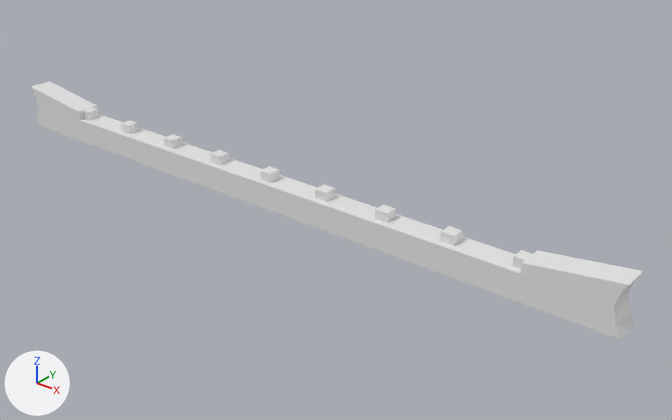
An edit to the FBX model Assets/0LilLuminousLiminalWorkingFolder/Meshes/Building/LargeArch.fbx, drawn before and after from the same camera.
One viewpoint serves both versions: a 50 mm camera at (2.59, -2.78, 1.69) aimed at (0.26, 0.14, -0.11). The axes (+X, +Y, +Z) are drawn at lower left. The lights are the same throughout. Where no turn or scale is listed for an object, it has been applied to the vertices.

The older version as bpy lines, for what is in view:
```python
me_mesh = bpy.data.meshes.new('Mesh')
me_mesh.from_pydata(...)  # 108 vertices, 75 faces; spans x -1.67..1.67, y -0.06..0.06, z -0.11..0.11
ob_roof_decor_1 = bpy.data.objects.new('roof_decor_1', me_mesh)
ob_roof_decor_1.location = (0.0, 0.0, 0.0)
```
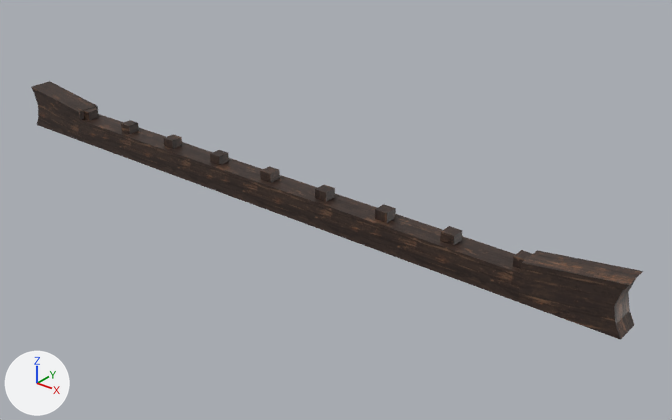
Where the change shows, as pixel boxes (x1, y1, x2, y2) in the pictures (672 x 420 px):
'roof_decor_1', recoloured (grey to brown): (31, 81, 643, 340) in both

What changed in the scene script:
```text
Add img_largearch_albedotransparency_png:
    img_largearch_albedotransparency_png = load_image('LargeArch_AlbedoTransparency.png', '../../textures/BuildingTextures/LargeArchTextures/LargeArch_AlbedoTransparency.png', 2048, 2048, 'sRGB')
Add mat_material_001:
    mat_material_001 = principled_material('Material.001')
    mat_material_001.texture = img_largearch_albedotransparency_png
Change me_mesh:
    where me_mesh.from_pydata(...)  # 108 vertices, 75 faces; spans x -1.67..1.67, y -0.06..0.06, z -0.11..0.11
    add me_mesh.materials.append(mat_material_001)  # picture img_largearch_albedotransparency_png
```
